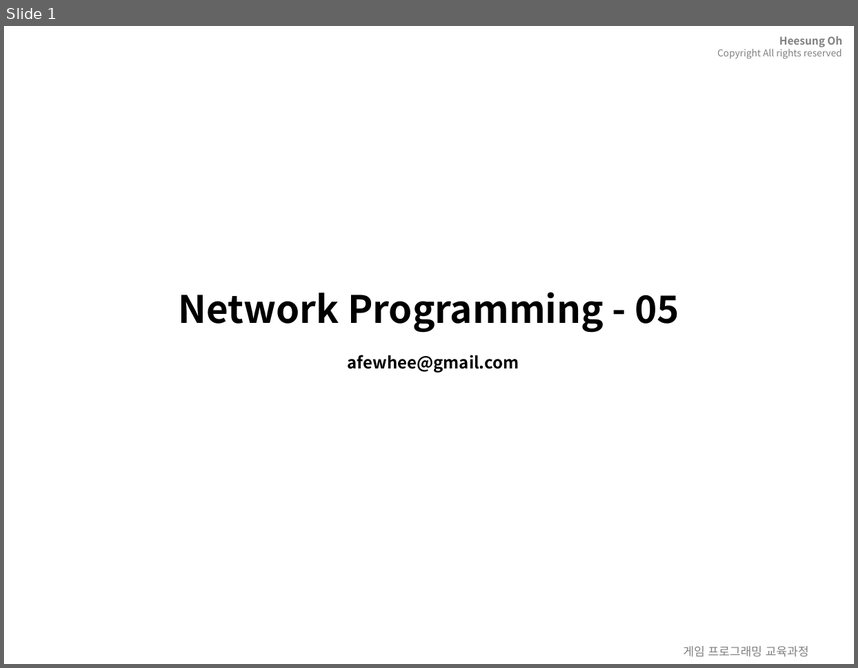
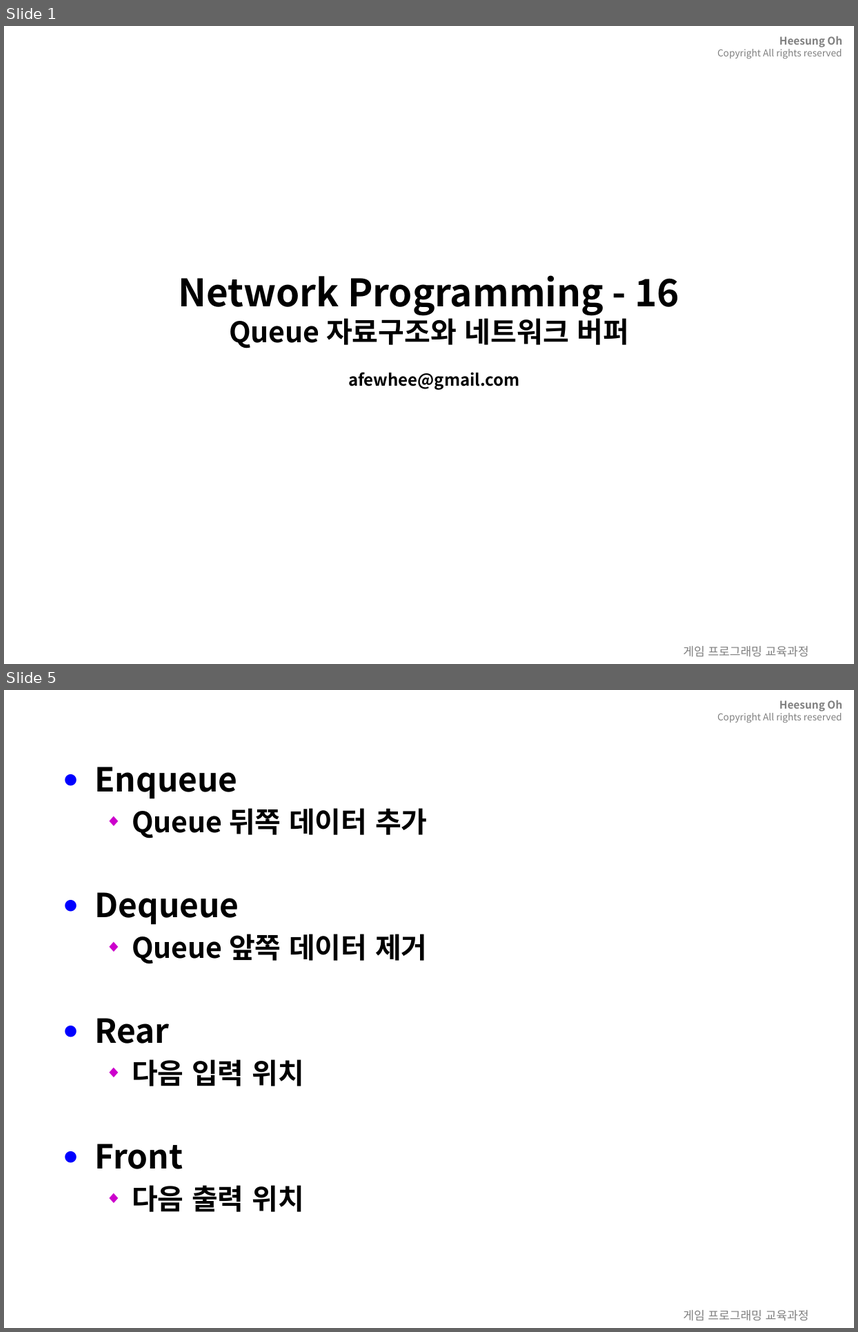
Before and after one commit to 3dapi/dv05_netlib, a slide deck: ppt/_network_16.pptx. Shown one above the other, each under a label of ours: slide 1 before the commit, slides 1 and 5 after it; the slides between them are not shown. The pictures are 858x668 and 858x1332 pixels, drawn with LibreOffice and Linux fonts; fonts in the diff are those of the drawing; background and template pictures are left out. Boxes give left, top, right and bottom in pixels: in the first picture for what was removed or moved away, otherwise in the second. Text is boxed around its words. In the diff, an @@ line names an element or a change of style, - is before the commit and + after.

```diff
--- a/ppt/_network_16.pptx
+++ b/ppt/_network_16.pptx
@@ slide 5 added at (4,690,854,1328), background picture (left out); not listed: 1 template element that a slide beside it also shows @@
@@ text added at (94,767,428,1212), 24 pt, text #000000, bold @@
+● Enqueue
+  ◆ Queue 뒤쪽 데이터 추가
+● Dequeue
+  ◆ Queue 앞쪽 데이터 제거
+● Rear
+  ◆ 다음 입력 위치
+● Front
+  ◆ 다음 출력 위치
@@ title added at (132,811,223,838), 28 pt, text #FFFFFF, bold @@
+16.1.3 Queue 기본 연산
@@ text added at (683,1310,809,1321), 10 pt, text #808080 @@
+게임 프로그래밍 교육과정
@@ slide 1 changed as well @@
@@ title at (178,275,680,390): text changed @@
-Network Programming - 05
-afewhee@gmail.com
+Network Programming - 16
+Queue 자료구조와 네트워크 버퍼
+afewhee@gmail.com
```
Also in this commit, not shown: 3 other slides changed, 51 other slides added, 54 other files.
